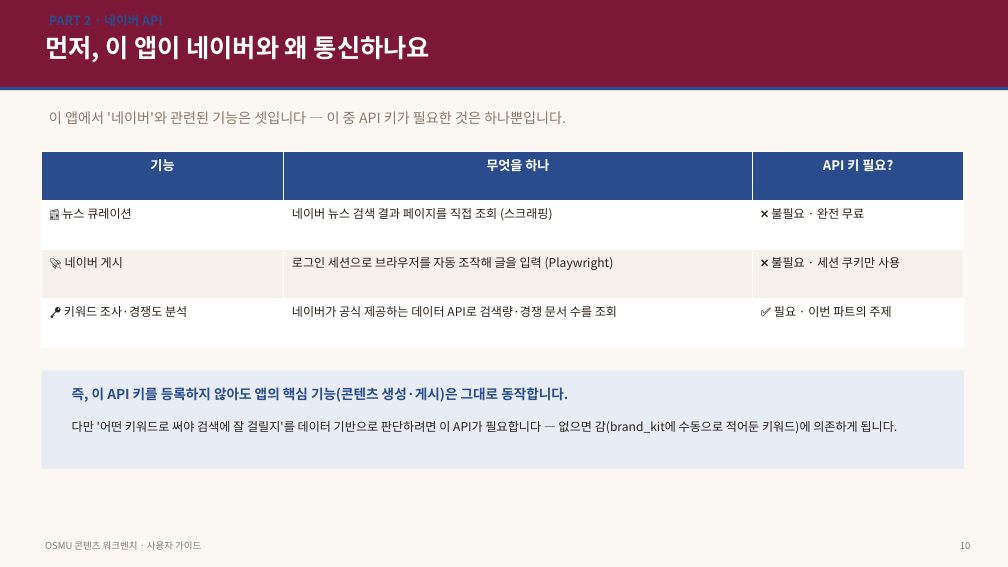
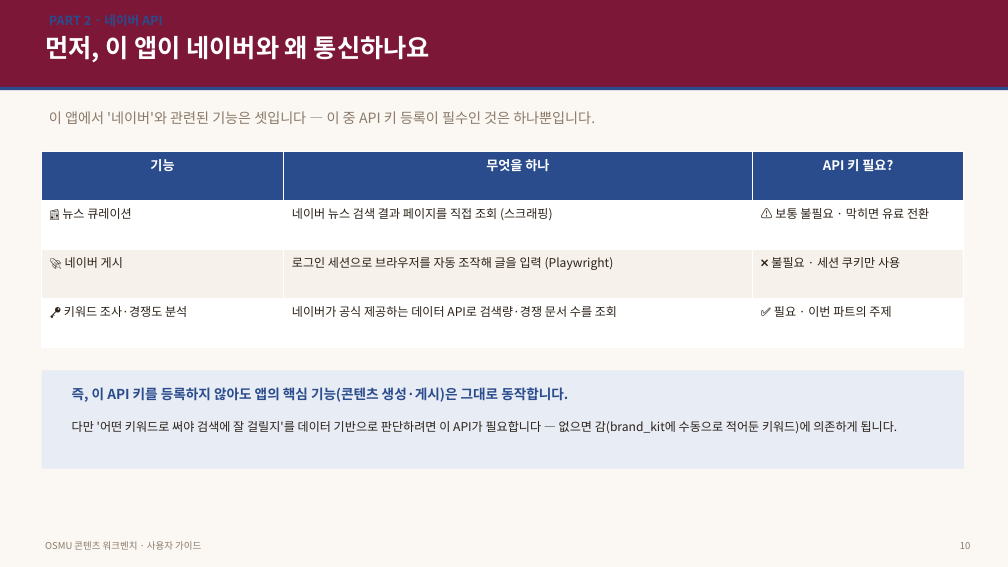
Before and after one commit to JaewooLee-AI/OSMU_cjc, a slide deck: slide 11 of docs/OSMU_사용자_가이드.pptx. Drawn at 1008x567 pixels with LibreOffice and Linux fonts; fonts in the diff are those of the drawing. Boxes give left, top, right and bottom in pixels: in the first picture for what was removed or moved away, otherwise in the second. Text is boxed around its words. In the diff, an @@ line names an element or a change of style, - is before the commit and + after.

```diff
--- a/docs/OSMU_사용자_가이드.pptx
+++ b/docs/OSMU_사용자_가이드.pptx
@@ text at box(49, 111, 595, 124): text changed @@
-이 앱에서 '네이버'와 관련된 기능은 셋입니다 — 이 중 API 키가 필요한 것은 하나뿐입니다.
+이 앱에서 '네이버'와 관련된 기능은 셋입니다 — 이 중 API 키 등록이 필수인 것은 하나뿐입니다.
@@ table at box(42, 151, 964, 348) @@
-row 2, column 3: ❌ 불필요 · 완전 무료
+row 2, column 3: ⚠️ 보통 불필요 · 막히면 유료 전환
```
Also in this commit, not shown: 2 other slides changed, 3 other files.
